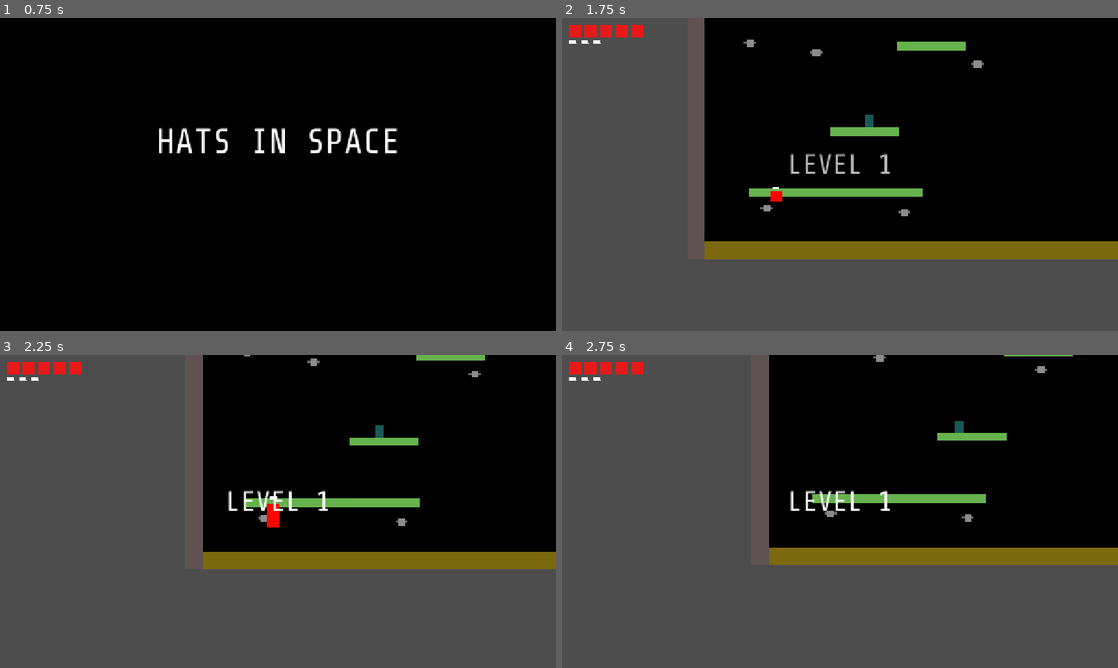
Above: before the commit, frames 1-4 (two rows, left to right).
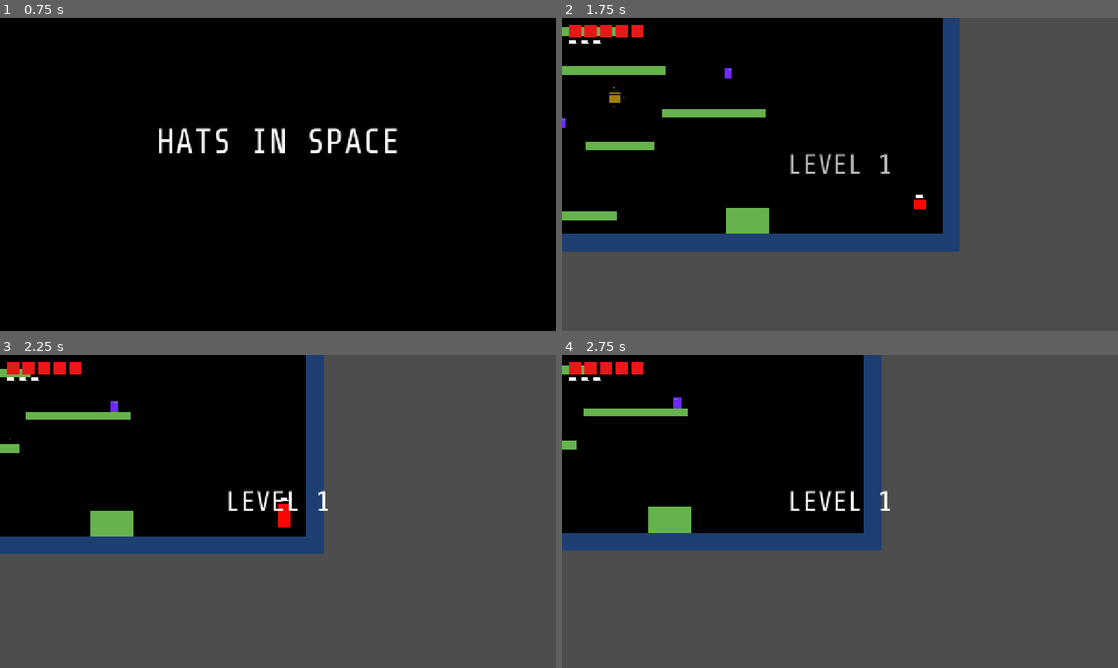
Above: after the commit, the same moments.

Repository: danngreen/fuzzy-world-2.0
Game: Godot game, scene res://scenes/main.tscn
The game is run twice, just before and just after one commit, with the same random seed, the same clock (stepped at 60 frames per second) and the same inputs.
Inputs:
- Up to frame 1 (0.75 s): hold Right (move_right) from 0.53 s (still down)
- Up to frame 2 (1.75 s): keep holding Right (move_right); tap Space (jump) at 0.77, 1.52 s; tap Enter at 1.25 s
- Up to frame 3 (2.25 s): release Right (move_right) at 2.03 s; hold Left (move_left) from 2.03 s (still down)
- Up to frame 4 (2.75 s): keep holding Left (move_left)

Frame 1 is identical in both runs. In frame 2, 49% of the frame differs, in the area x 0-100%, y 0-78%; in frame 3, 56%, in the area x 0-100%, y 0-69%; in frame 4, 55%.

Commit message:
Fix glitch where you pass through floors if growing in constrained space

Diff:
--- a/scenes/main.tscn
+++ b/scenes/main.tscn
@@ -1,15 +1,14 @@
-[gd_scene load_steps=7 format=3 uid="uid://main001"]
+[gd_scene load_steps=6 format=3 uid="uid://main001"]
 
 [ext_resource type="PackedScene" uid="uid://level001" path="res://scenes/level/level_01.tscn" id="1_level"]
 [ext_resource type="PackedScene" uid="uid://player001" path="res://scenes/player/player.tscn" id="2_player"]
-[ext_resource type="PackedScene" uid="uid://crihy7s6wxfpm" path="res://scenes/level/level_06.tscn" id="2_tefeu"]
 [ext_resource type="Script" uid="uid://cjikjbc01xte6" path="res://scripts/camera.gd" id="3_camera"]
 [ext_resource type="PackedScene" uid="uid://hud001" path="res://scenes/hud/hud.tscn" id="4_hud"]
 [ext_resource type="Script" uid="uid://mc7rn1wvjnj4" path="res://scripts/main.gd" id="5_main"]
 
 [node name="Main" type="Node2D"]
 script = ExtResource("5_main")
-start_level = ExtResource("2_tefeu")
+start_level = ExtResource("1_level")
 
 [node name="Level" parent="." instance=ExtResource("1_level")]
 
--- a/scenes/player/player.gd
+++ b/scenes/player/player.gd
@@ -192,11 +192,25 @@
 	var new_mass: float = SIZE_PARAMS[size_scale]["mass"]
 	velocity *= old_mass / new_mass
 
-	# Keep feet grounded: adjust position so collision bottom stays at same Y
-	position.y -= (size_scale - old_scale) * BASE_COLLISION_SIZE.y / 2.0
-
 	# Update collision shape immediately (physics needs it)
 	$CollisionShape2D.shape.size = BASE_COLLISION_SIZE * size_scale
+
+	# Keep feet grounded: adjust position so collision bottom stays at same Y
+	var adjustment := -(size_scale - old_scale) * BASE_COLLISION_SIZE.y / 2.0
+
+	# When growing, verify there's enough headroom.
+	# Test from the *adjusted* position (where feet are back at floor level)
+	# with a tiny upward nudge — this avoids false-positives from the floor.
+	if adjustment < 0.0:
+		var test_xform := global_transform.translated(Vector2(0.0, adjustment))
+		if test_move(test_xform, Vector2(0.0, -1.0)):
+			# Ceiling blocks the growth — revert everything
+			size_scale = old_scale
+			$CollisionShape2D.shape.size = BASE_COLLISION_SIZE * old_scale
+			velocity *= new_mass / old_mass
+			return
+
+	position.y += adjustment
 
 	# Animate sprite scale from current visual size to target
 	if size_tween and size_tween.is_valid():
